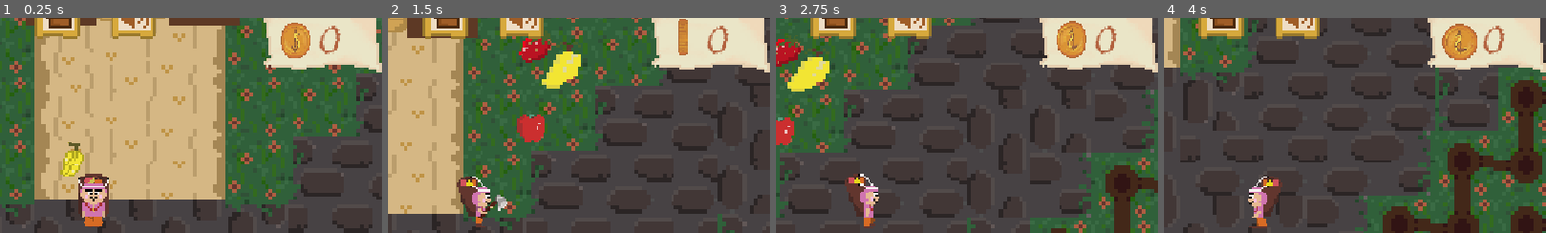
Above: before the commit, frames 1-4 (left to right).
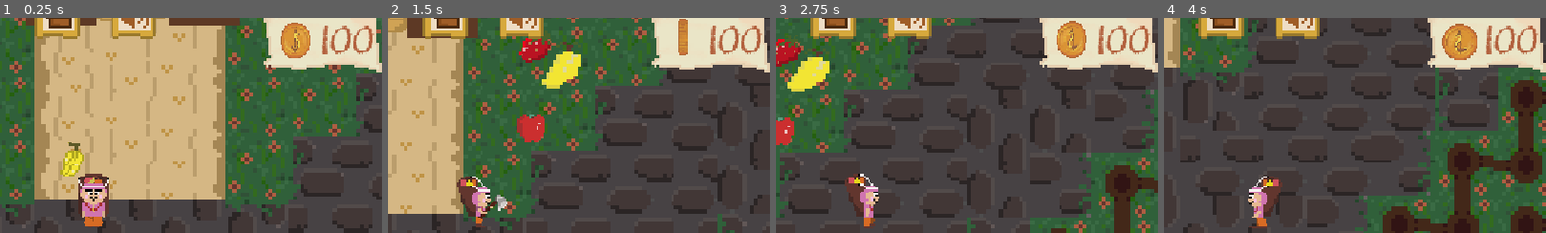
Above: after the commit, the same moments.

Repository: savageAryan/MOCONDO-FRUIT-BASH
Game: Godot game, scene res://scenes/world.tscn
Same seed, same stepped clock (60 frames per second), same inputs: the game is played once before the commit and once after it.
Inputs (mouse positions are % of the whole screen's width and height, from its top left):
- Up to frame 1 (0.25 s): no input
- Up to frame 2 (1.5 s): tap Enter at 0.5 s; move the mouse to (72, 45) at 0.52 s; hold D (right) 0.53-1.28 s; hold R (use) 0.53-1.28 s; click (72, 45) at 0.67 s; move the mouse to (30, 55) at 1.27 s; hold W (backward) from 1.28 s (still down); tap X (BREAK) at 1.35 s; click (30, 55) at 1.42 s
- Up to frame 3 (2.75 s): tap R (use) at 1.55 s; move the mouse to (60, 28) at 2.02 s; release W (backward) at 2.03 s; hold D (right) from 2.03 s (still down); hold R (use) from 2.03 s (still down); right-click (60, 28) at 2.1 s; click (60, 28) at 2.17 s
- Up to frame 4 (4 s): move the mouse to (45, 70) at 2.77 s; release D (right) at 2.78 s; release R (use) at 2.78 s; hold S (forward) 2.78-3.53 s; tap R (use) at 2.85 s; click (45, 70) at 2.92 s; move the mouse to (80, 65) at 3.52 s; hold A (left) from 3.53 s (still down); hold R (use) from 3.53 s (still down); tap Alt at 3.6 s; click (80, 65) at 3.67 s
The pictures show only the part of the screen within x 38-88%, y 8-58%; the shares and areas given below are measured in that part.

The runs differ from the first frame. In frame 1, 0.8% of the frame differs, in the area x 83-98%, y 3-17%; in frame 2, 0.8%; in frame 3, 0.8%; in frame 4, 0.8%.

Commit message:
Successfully added buying and selling mechanism with just a little help from gpt,added a remove_item function,that decreases slot.item.amount and if 0 turns the slot to null,then with some export vars like buy price and sell price to the options i am able to decrease or increase gamemanager.gold,the resources remain the same as used for inventory like strawberry and added a new resource for axe

Diff:
--- a/inventory/inventory.gd
+++ b/inventory/inventory.gd
@@ -1,6 +1,7 @@
 extends Resource
 class_name  Inventory
 @export var slots: Array [InventorySlot]
+
 signal updated
 func insert(item: InventoryItem):
 	var itemSlots = slots.filter(func(slot):return slot.item == item && slot.amount < slot.item.maxAmountPrStack)
@@ -33,3 +34,13 @@
 		return
 
 	remove_at_Index(index)
+func remove_item(item: InventoryItem, amount_remove: int = 1):
+	for slot in slots:
+		if slot.item == item:
+			if slot.amount >= amount_remove:
+				slot.amount -= amount_remove
+				if slot.amount <= 0:
+					slot.item = null
+				updated.emit()
+				return true
+			return false
--- a/inventory/inventory_item.gd
+++ b/inventory/inventory_item.gd
@@ -3,6 +3,9 @@
 @export var name: String = ""
 @export var texture: Texture2D
 @export var maxAmountPrStack: int
+@export var buy_price : int
+@export var sell_price : int
+
 
 func use(player: Player) -> void:
 	pass
--- /dev/null
+++ b/inventory/item/axe.tres
@@ -0,0 +1,12 @@
+[gd_resource type="Resource" script_class="InventoryItem" format=3 uid="uid://das538p2ukvg4"]
+
+[ext_resource type="Script" uid="uid://bm0nfyj7wmstx" path="res://inventory/inventory_item.gd" id="1_sh382"]
+[ext_resource type="Texture2D" uid="uid://7gtph05akmy8" path="res://assets/axepng.png" id="2_mjuc1"]
+
+[resource]
+script = ExtResource("1_sh382")
+name = "Axe"
+texture = ExtResource("2_mjuc1")
+maxAmountPrStack = 1
+buy_price = 40
+metadata/_custom_type_script = "uid://bm0nfyj7wmstx"
--- a/inventory/item/strawberry.tres
+++ b/inventory/item/strawberry.tres
@@ -8,4 +8,5 @@
 name = "strawberry"
 texture = ExtResource("2_mjuc1")
 maxAmountPrStack = 3
+sell_price = 10
 metadata/_custom_type_script = "uid://bm0nfyj7wmstx"
--- a/scenes/workshop.tscn
+++ b/scenes/workshop.tscn
@@ -19,10 +19,13 @@
 [ext_resource type="Texture2D" uid="uid://dq8rmbas1k85q" path="res://assets/strawberry.png" id="12_45mnr"]
 [ext_resource type="FontFile" uid="uid://dkopncmaw641n" path="res://assets/Regular.otf" id="13_sff0x"]
 [ext_resource type="Texture2D" uid="uid://la6ra60g8xgh" path="res://assets/banana.png" id="13_wmany"]
+[ext_resource type="Resource" uid="uid://das538p2ukvg4" path="res://inventory/item/axe.tres" id="14_01xdk"]
 [ext_resource type="Texture2D" uid="uid://cib7dxaoip1b7" path="res://assets/Apple.png" id="14_adiy1"]
 [ext_resource type="Texture2D" uid="uid://wy8wrmn5nlih" path="res://assets/gold .png" id="14_w8p1n"]
 [ext_resource type="Texture2D" uid="uid://dkwf7t50ywyo3" path="res://assets/mango.png" id="15_eq4dh"]
+[ext_resource type="Resource" uid="uid://byvrcjyrtta2p" path="res://inventory/player_inventory.tres" id="15_h5agg"]
 [ext_resource type="Texture2D" uid="uid://bttcq0d5dswsf" path="res://assets/log.png" id="18_sff0x"]
+[ext_resource type="Resource" uid="uid://camcywpjujg3s" path="res://inventory/item/strawberry.tres" id="19_h5agg"]
 [ext_resource type="FontFile" uid="uid://cgox7ipu4flb" path="res://assets/chawp.otf" id="20_eq4dh"]
 [ext_resource type="Texture2D" uid="uid://bci1e3sl7htb4" path="res://assets/light gradient butterfly.png" id="21_u2wj3"]
 
@@ -90,52 +93,31 @@
 corner_radius_bottom_right = 7
 corner_radius_bottom_left = 7
 
-[sub_resource type="StyleBoxTexture" id="StyleBoxTexture_4103c"]
+[sub_resource type="StyleBoxTexture" id="StyleBoxTexture_ff7tp"]
 texture = ExtResource("3_4103c")
-expand_margin_top = 45.0
-expand_margin_bottom = 10.0
-modulate_color = Color(1, 0.65, 0.65, 1)
-
-[sub_resource type="StyleBoxTexture" id="StyleBoxTexture_b8sxn"]
-texture = ExtResource("3_4103c")
-expand_margin_top = 45.0
-
-[sub_resource type="StyleBoxTexture" id="StyleBoxTexture_13nwv"]
-texture = ExtResource("3_4103c")
-expand_margin_top = 45.0
-
-[sub_resource type="StyleBoxFlat" id="StyleBoxFlat_4103c"]
-bg_color = Color(0.49, 0.38448668, 0.30380002, 1)
-border_width_left = 18
-border_width_right = 18
-border_color = Color(0.37790832, 0.25765255, 0.16879821, 1)
+expand_margin_top = 60.0
+
+[sub_resource type="StyleBoxFlat" id="StyleBoxFlat_b8sxn"]
+bg_color = Color(0.53267044, 0.36475325, 0.17786074, 1)
+border_width_left = 10
+border_width_right = 10
+border_color = Color(0.44738603, 0.26266488, 0.12842268, 1)
 border_blend = true
-corner_radius_top_left = 10
-corner_radius_top_right = 10
-corner_radius_bottom_right = 10
-corner_radius_bottom_left = 10
-expand_margin_top = 18.0
-
-[sub_resource type="StyleBoxFlat" id="StyleBoxFlat_b8sxn"]
-bg_color = Color(0.49, 0.31752, 0.2744, 1)
-border_width_left = 18
-border_width_right = 18
-border_color = Color(0.46, 0.22739333, 0.1196, 1)
-border_blend = true
-corner_radius_top_left = 10
-corner_radius_top_right = 10
-corner_radius_bottom_right = 10
-corner_radius_bottom_left = 10
-expand_margin_left = 52.0
-expand_margin_top = 16.0
-expand_margin_bottom = 39.0
+corner_radius_top_left = 12
+corner_radius_top_right = 12
+corner_radius_bottom_right = 12
+corner_radius_bottom_left = 12
+
+[sub_resource type="StyleBoxFlat" id="StyleBoxFlat_13nwv"]
 
 [sub_resource type="Theme" id="Theme_0t7iv"]
-HScrollBar/styles/grabber = SubResource("StyleBoxTexture_4103c")
-HScrollBar/styles/grabber_highlight = SubResource("StyleBoxTexture_b8sxn")
-HScrollBar/styles/grabber_pressed = SubResource("StyleBoxTexture_13nwv")
-HScrollBar/styles/scroll = SubResource("StyleBoxFlat_4103c")
-HScrollBar/styles/scroll_focus = SubResource("StyleBoxFlat_b8sxn")
+HScrollBar/constants/padding_bottom = 0
+HScrollBar/constants/padding_top = 27
+HScrollBar/styles/grabber = SubResource("StyleBoxTexture_ff7tp")
+HScrollBar/styles/grabber_highlight = SubResource("StyleBoxTexture_ff7tp")
+HScrollBar/styles/grabber_pressed = SubResource("StyleBoxTexture_ff7tp")
+HScrollBar/styles/scroll = SubResource("StyleBoxFlat_b8sxn")
+HScrollBar/styles/scroll_focus = SubResource("StyleBoxFlat_13nwv")
 
 [sub_resource type="StyleBoxFlat" id="StyleBoxFlat_g1tdj"]
 bg_color = Color(0.82, 0.71914, 0.48380002, 1)
@@ -875,6 +857,8 @@
 expand_mode = 3
 stretch_mode = 5
 item = SubResource("SpriteFrames_k6mts")
+item_to_buy = ExtResource("14_01xdk")
+inventory = ExtResource("15_h5agg")
 
 [node name="Label" type="Label" parent="TextureRect2/ScrollContainer/MarginContainer/HBoxContainer/TextureRect2" unique_id=703571534]
 layout_mode = 1
@@ -902,6 +886,9 @@
 expand_mode = 3
 stretch_mode = 5
 item = SubResource("SpriteFrames_im6k6")
+for_sell = true
+item_to_buy = ExtResource("19_h5agg")
+inventory = ExtResource("15_h5agg")
 
 [node name="Label2" type="Label" parent="TextureRect2/ScrollContainer/MarginContainer/HBoxContainer/TextureRect3" unique_id=1423475930]
 layout_mode = 1
--- a/scenes/workshopoptions.tscn
+++ b/scenes/workshopoptions.tscn
@@ -194,7 +194,7 @@
 libraries/ = SubResource("AnimationLibrary_qtwlx")
 autoplay = &"selected"
 
-[node name="Button" type="Button" parent="." unique_id=1585619942]
+[node name="optionbutton" type="Button" parent="." unique_id=1585619942]
 z_index = -1
 layout_mode = 1
 anchors_preset = 15
@@ -221,8 +221,8 @@
 grow_vertical = 2
 mouse_filter = 2
 
-[connection signal="button_down" from="Button" to="." method="_on_button_button_down"]
-[connection signal="button_up" from="Button" to="." method="_on_button_button_up"]
-[connection signal="mouse_entered" from="Button" to="." method="_on_button_mouse_entered"]
-[connection signal="mouse_exited" from="Button" to="." method="_on_button_mouse_exited"]
-[connection signal="pressed" from="Button" to="." method="_on_button_pressed"]
+[connection signal="button_down" from="optionbutton" to="." method="_on_button_button_down"]
+[connection signal="button_up" from="optionbutton" to="." method="_on_button_button_up"]
+[connection signal="mouse_entered" from="optionbutton" to="." method="_on_button_mouse_entered"]
+[connection signal="mouse_exited" from="optionbutton" to="." method="_on_button_mouse_exited"]
+[connection signal="pressed" from="optionbutton" to="." method="_on_button_pressed"]
--- a/scripts/game_manager.gd
+++ b/scripts/game_manager.gd
@@ -5,7 +5,7 @@
 var strawberry = 0
 var mango = 0
 var log = 0
-var gold = 0
+var gold = 100
 
 
 
--- a/scripts/workshop.gd
+++ b/scripts/workshop.gd
@@ -37,6 +37,7 @@
 @onready var button_3: Button = $"../../StaticBody2D3/Button3"
 @onready var invenrory: Control = $"../invenrory"
 
+@onready var optionbutton: Button = $optionbutton
 
 func _on_button_pressed() -> void:
 	animation_player.play("backbutton")
--- a/scripts/workshopoptions.gd
+++ b/scripts/workshopoptions.gd
@@ -4,7 +4,11 @@
 @export var item: SpriteFrames
 @onready var animated_sprite_2d: AnimatedSprite2D = $AnimatedSprite2D
 @export var texture_scale  = scale
+@export var for_sell: bool = false
 var selected = false
+signal optionbutton
+@export var item_to_buy: InventoryItem
+@export var inventory: Inventory
 
 
 
@@ -43,8 +47,13 @@
 
 
 func _on_button_pressed() -> void:
-	pass
-
+	if for_sell == true:
+		if inventory.remove_item(item_to_buy, 1):
+			GameManager.gold += item_to_buy.sell_price
+	else:
+		if GameManager.gold >= item_to_buy.buy_price:
+			GameManager.gold -= item_to_buy.buy_price
+			inventory.insert(item_to_buy)
 
 
 func _on_button_button_down() -> void:
